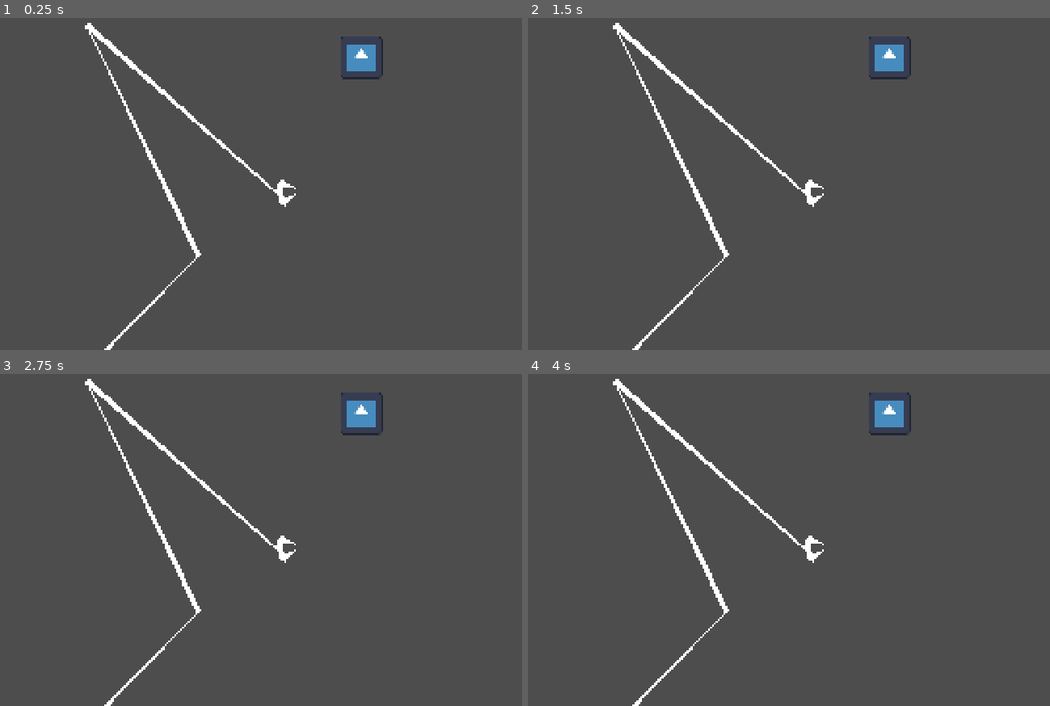
Above: before the commit, frames 1-4 (two rows, left to right).
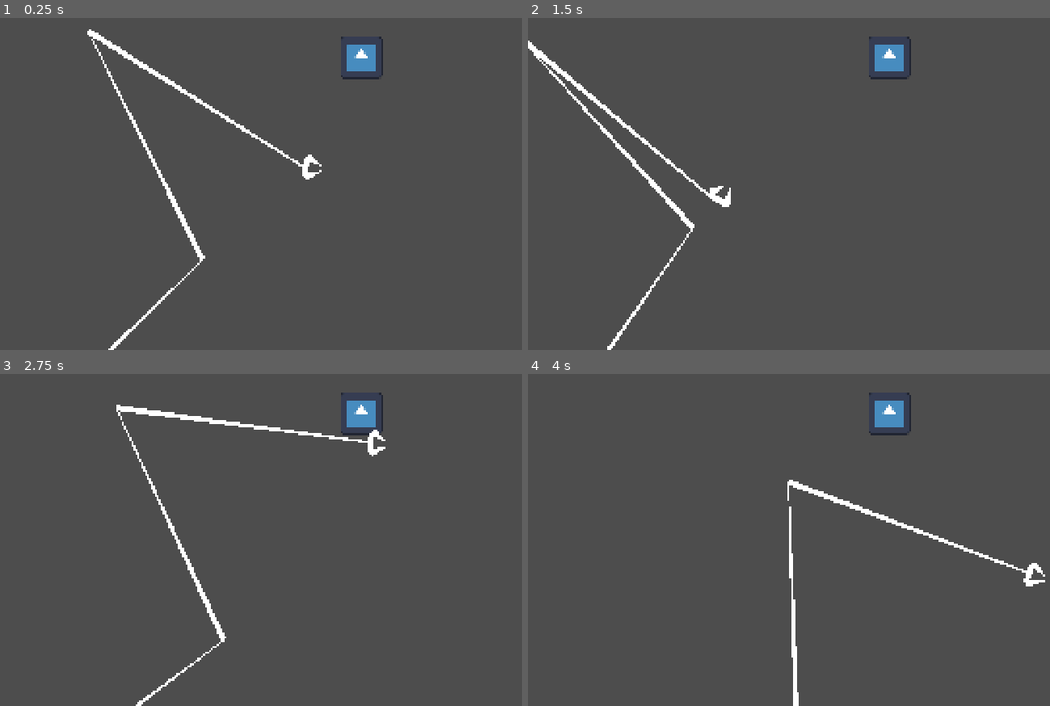
Above: after the commit, the same moments.

Repository: NathouneOne/GameJam_0226
Game: Godot game, scene res://Scenes/hand/hands.tscn
The game is run twice, just before and just after one commit, with the same random seed, the same clock (stepped at 60 frames per second) and the same inputs. This scene is started directly instead of the project's main scene. The engine's default icon, where the game draws it, is replaced by a stand-in: a white triangle on a blue panel in a dark square.
Inputs (mouse positions are in pixels of both pictures, inside the frame that each line leads up to):
- Up to frame 1 (0.25 s): no input
- Up to frame 2 (1.5 s): move the mouse to (992, 150) at 0.52 s; press the mouse at (992, 150) at 0.53 s; tap Enter at 1.25 s; move the mouse to (721, 187) at 1.27 s; release the mouse at (721, 187) at 1.28 s; click (721, 187) at 1.35 s
- Up to frame 3 (2.75 s): tap Space at 2 s; move the mouse to (386, 443) at 2.02 s; press the mouse at (386, 443) at 2.03 s
- Up to frame 4 (4 s): tap Enter at 2.75 s; move the mouse to (820, 596) at 2.77 s; release the mouse at (820, 596) at 2.78 s; click (820, 596) at 2.85 s; tap Space at 3.5 s; move the mouse to (1044, 579) at 3.52 s; press the mouse at (1044, 579) at 3.53 s

The runs differ from the first frame. In frame 1, 1.9% of the frame differs, in the area x 16-62%, y 1-100%; in frame 2, 2.8%, in the area x 0-57%, y 1-100%; in frame 3, 2.8%; in frame 4, 2.6%.

Commit message:
feat: control arm with mouse

Diff:
--- a/game-jam-0226/Scenes/hand/hand.gd
+++ b/game-jam-0226/Scenes/hand/hand.gd
@@ -1,13 +1,7 @@
 extends Node2D
 
 var closed: bool
-
-enum HAND_TYPE {
-	LEFT,
-	RIGHT
-}
-@export var hand_type: HAND_TYPE = HAND_TYPE.LEFT
-@export var move_speed: float = 400.0
+@export var follow_speed: float = 15.0
 
 var grabbed_object: Node2D = null
 var grabbable_component: Grabbable = null
@@ -15,23 +9,17 @@
 @onready var area_2d: Area2D = $Area2D
 
 
-## Returns the keymap prefix for the current hand (e.g. "leftHand_" or "rightHand_").
-func keymap_key(key: String) -> String:
-	return "leftHand_" + key if hand_type == HAND_TYPE.LEFT else "rightHand_" + key
-
 func _ready() -> void:
 	closed = false;
 
 
 func _process(delta: float) -> void:
-	var direction := Vector2(
-		Input.get_axis(keymap_key("left"), keymap_key("right")),
-		Input.get_axis(keymap_key("top"), keymap_key("bot"))
-	)
-	position += direction * move_speed * delta
+	var target_pos: Vector2 = get_global_mouse_position()
+	global_position = global_position.lerp(target_pos, follow_speed * delta)
+
 	_process_grabbed_object()
 
-	if Input.is_action_just_pressed(keymap_key("action")):
+	if Input.is_action_just_pressed("left_clic"):
 		if grabbed_object:
 			_release_object()
 		else:
